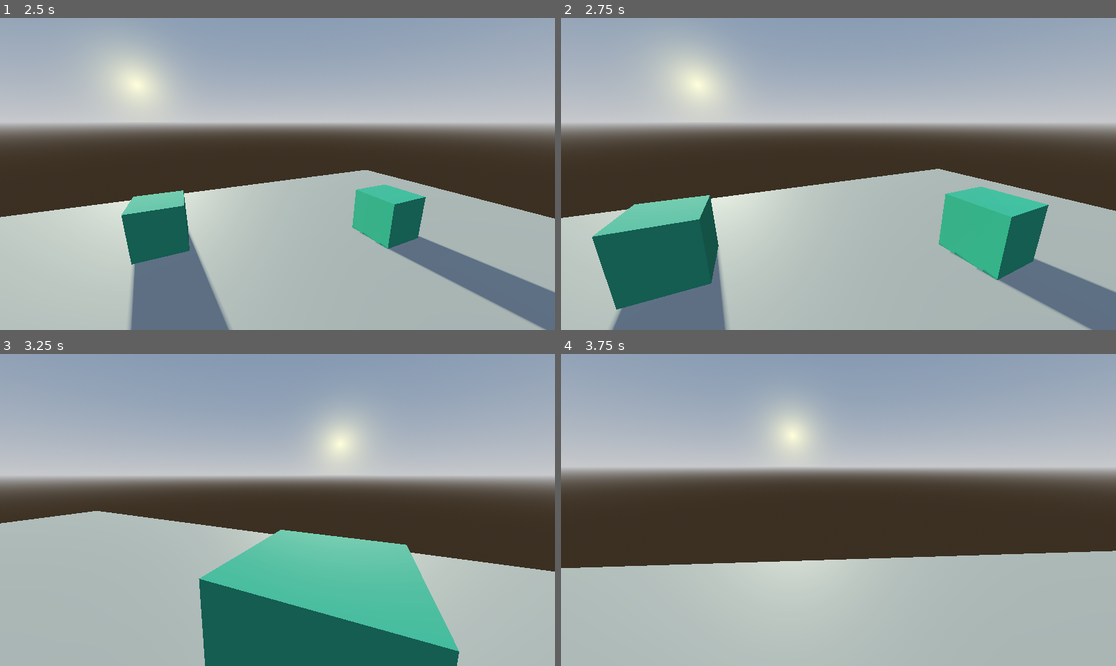
Above: before the commit, frames 1-4 (two rows, left to right).
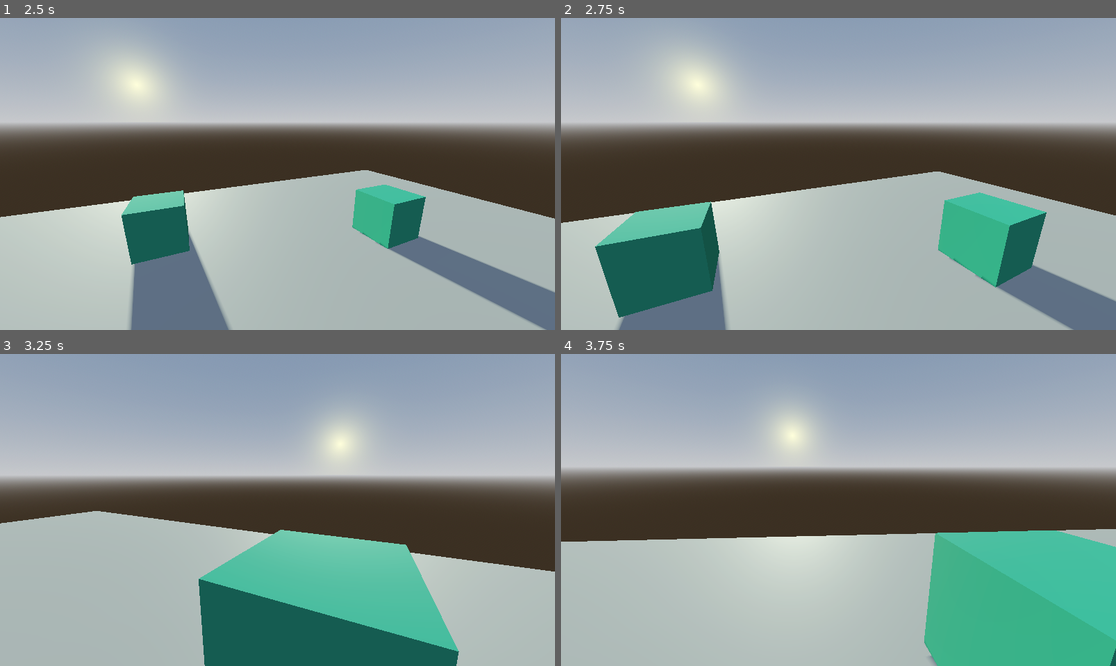
Above: after the commit, the same moments.

Repository: CptDarling/My-Inventory-Test
Game: Godot game, scene res://game/scenes/main.tscn
Same seed, same stepped clock (60 frames per second), same inputs: the game is played once before the commit and once after it.
Inputs (mouse positions are in pixels of both pictures, inside the frame that each line leads up to):
- Up to frame 1 (2.5 s): tap Enter (ui_accept) at 0.5, 0.77, 2, 2.27 s; move the mouse to (249, 236) at 0.52 s; hold W (forwards) 0.53-1.25 s; click "Resume" at 1.25 s; move the mouse to (316, 177) at 2.02 s; hold W (forwards) from 2.03 s (still down)
- Up to frame 2 (2.75 s): keep holding W (forwards)
- Up to frame 3 (3.25 s): keep holding W (forwards); move the mouse to (233, 506) at 2.77 s
- Up to frame 4 (3.75 s): move the mouse to (844, 510) at 3.52 s; release W (forwards) at 3.53 s; hold A (left) from 3.53 s (still down)

Frame 1 is identical in both runs. In frame 2, 4.5% of the frame differs, in the area x 0-100%, y 48-100%; in frame 3, 0.1%; in frame 4, 20%, in the area x 0-100%, y 56-100%.

Commit message:
Player cannot pass through solid objects

Diff:
--- a/game/player/player.tscn
+++ b/game/player/player.tscn
@@ -7,6 +7,7 @@
 [sub_resource type="CapsuleShape3D" id="CapsuleShape3D_qjrf0"]
 
 [node name="Player" type="CharacterBody3D"]
+collision_layer = 2
 script = ExtResource("1_e6obp")
 
 [node name="MeshInstance3D" type="MeshInstance3D" parent="."]
--- a/game/scenes/box.tscn
+++ b/game/scenes/box.tscn
@@ -8,14 +8,14 @@
 [sub_resource type="ConcavePolygonShape3D" id="ConcavePolygonShape3D_ayt4n"]
 data = PackedVector3Array(-0.5, 0.5, 0.5, 0.5, 0.5, 0.5, -0.5, -0.5, 0.5, 0.5, 0.5, 0.5, 0.5, -0.5, 0.5, -0.5, -0.5, 0. …(500 unchanged characters)…
 
-[node name="Box" type="MeshInstance3D"]
+[node name="StaticBody3D" type="StaticBody3D"]
 transform = Transform3D(1, 0, 0, 0, 1, 0, 0, 0, 1, 0, 0.5, 0)
+collision_layer = 5
+collision_mask = 0
+
+[node name="MeshInstance3D" type="MeshInstance3D" parent="."]
 mesh = SubResource("BoxMesh_66f7g")
 surface_material_override/0 = SubResource("StandardMaterial3D_ywv18")
 
-[node name="StaticBody3D" type="StaticBody3D" parent="."]
-collision_layer = 4
-collision_mask = 0
-
-[node name="CollisionShape3D" type="CollisionShape3D" parent="StaticBody3D"]
+[node name="CollisionShape3D" type="CollisionShape3D" parent="."]
 shape = SubResource("ConcavePolygonShape3D_ayt4n")
--- a/project.godot
+++ b/project.godot
@@ -53,3 +53,6 @@
 3d_render/layer_1="Ground"
 3d_render/layer_2="Player"
 3d_render/layer_3="Interactable"
+3d_physics/layer_1="Ground"
+3d_physics/layer_2="Player"
+3d_physics/layer_3="Interactable"
